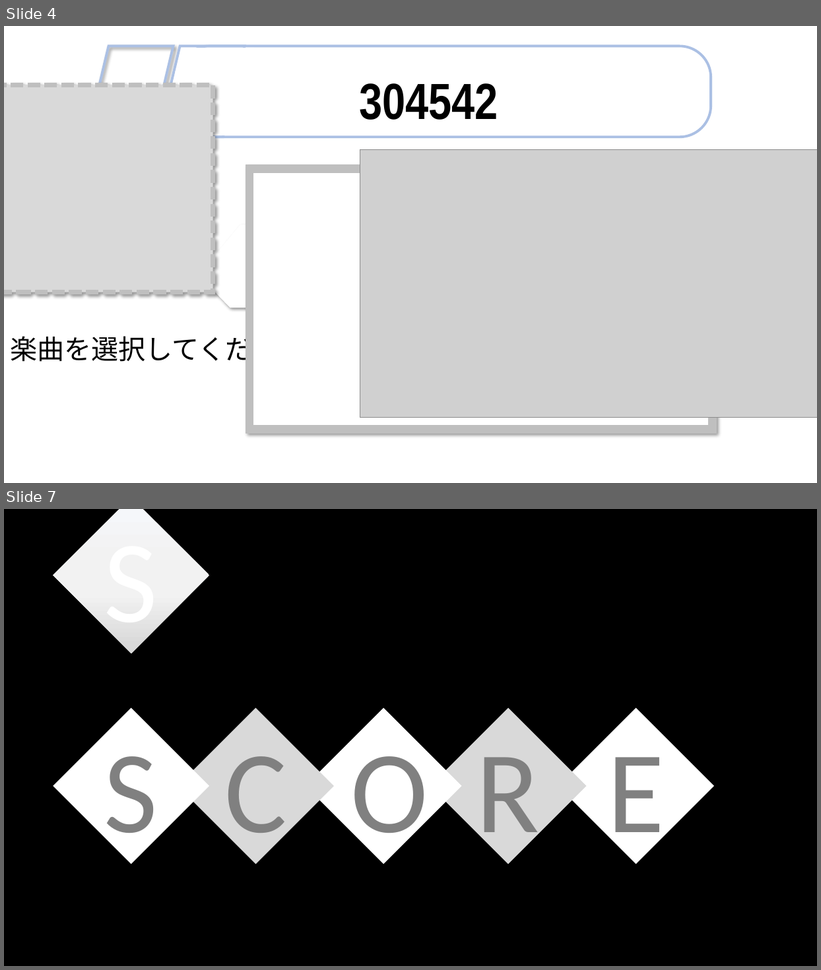
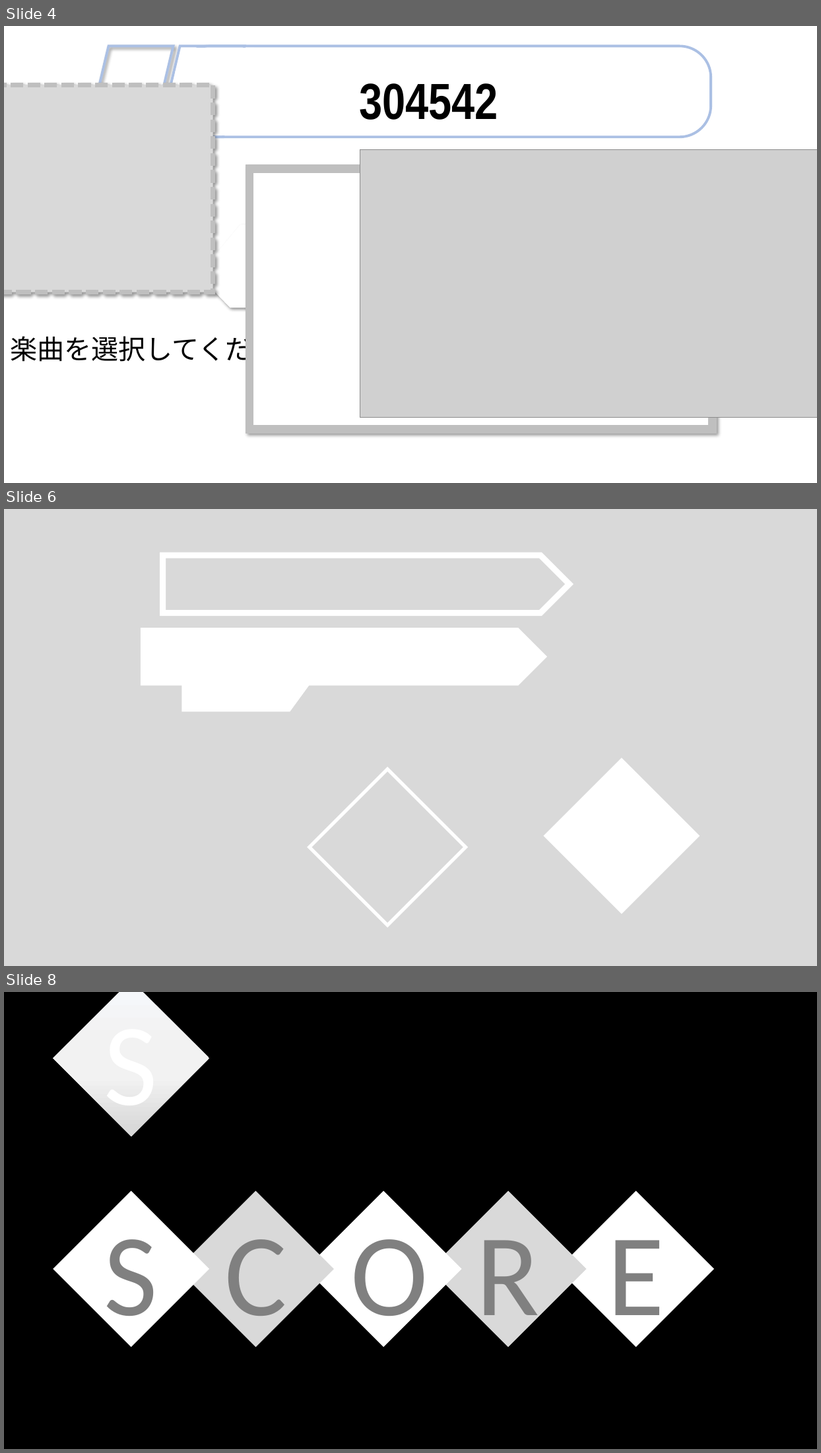
Before and after one commit to YuukiReiya/RhythmGame, a slide deck: resource.pptx. Shown one above the other, each under a label of ours: slides 4 and 7 before the commit, slides 4, 6 and 8 after it; the slides between them are not shown. The pictures are 821x970 and 821x1453 pixels, drawn with LibreOffice and Linux fonts; fonts in the diff are those of the drawing; grey boxes stand for pictures. Boxes give left, top, right and bottom in pixels: in the first picture for what was removed or moved away, otherwise in the second. Text is boxed around its words. In the diff, an @@ line names an element or a change of style, - is before the commit and + after.

```diff
--- a/resource.pptx
+++ b/resource.pptx
@@ slide 6 added at [4,509,817,966], background #D9D9D9 @@
@@ snip same rect added at [162,555,570,613], outline #FFFFFF 7 pt @@
@@ snip same rect added at [141,628,547,686], fill #FFFFFF @@
@@ freeform shape added at [182,654,332,712], fill #FFFFFF @@
@@ snip diag rect added at [544,758,700,914], fill #FFFFFF @@
@@ snip diag rect added at [310,770,466,925], outline #FFFFFF 4 pt @@
@@ what was slide 7 is now slide 8 @@
```
Also in this commit, not shown: 2 other slides added, 1 slide removed.
